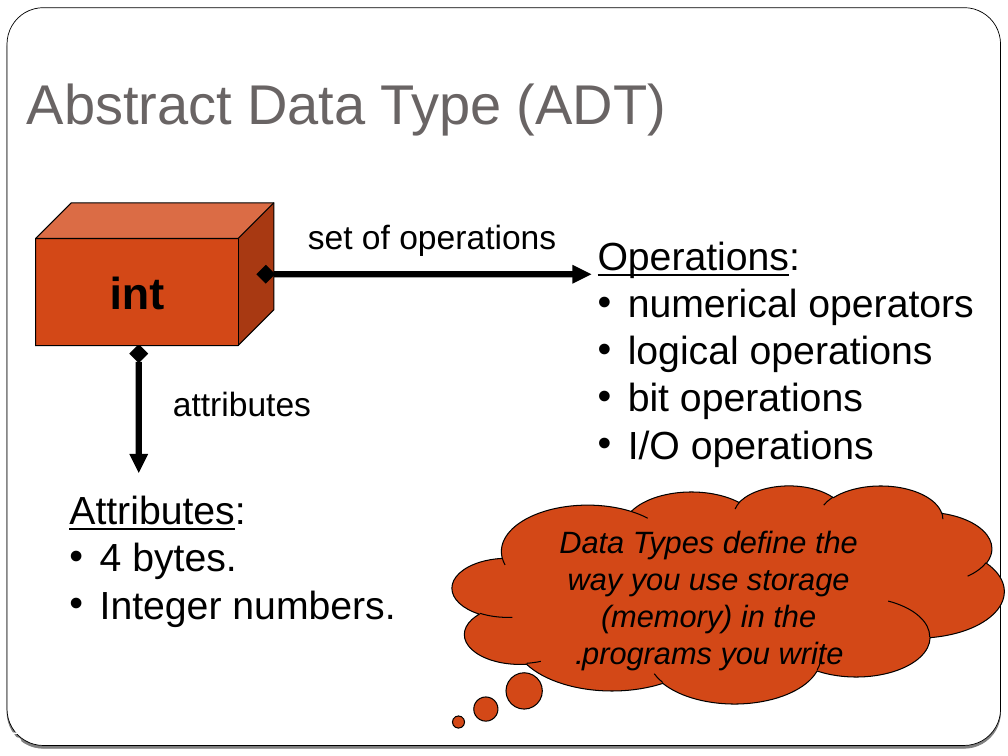
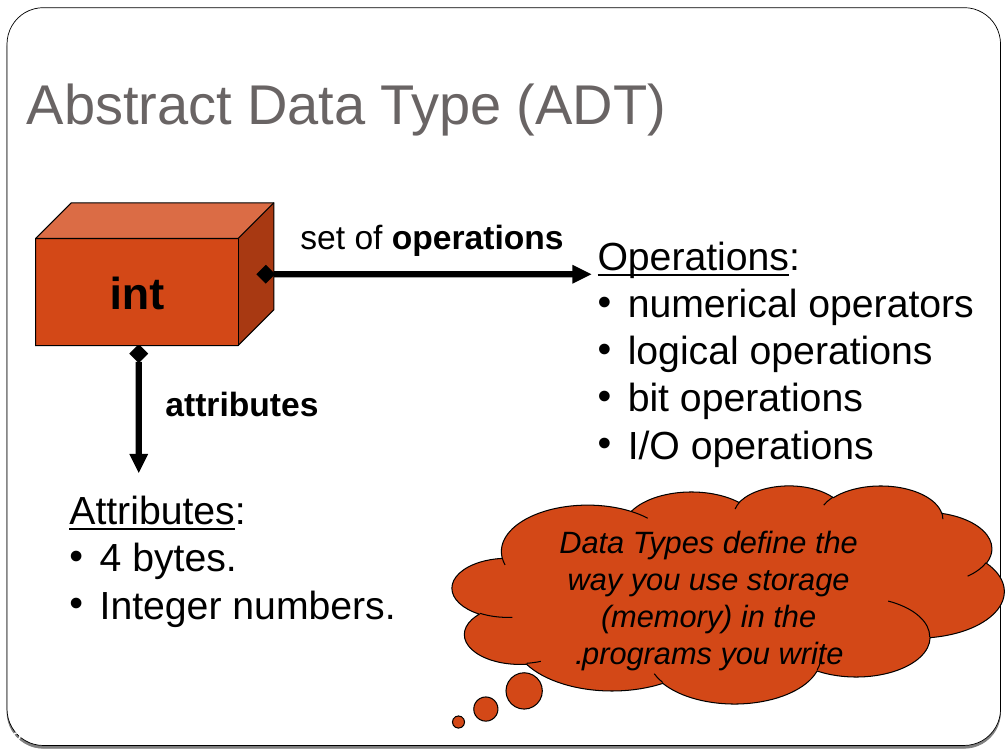
Before and after one commit to cpp-at-ariel/cpp-5778, a slide deck: slide 2 of week02-classes-constructors-destructors/slides.odp (slide 5 before the commit). Drawn at 1008x756 pixels with LibreOffice and Linux fonts; fonts in the diff are those of the drawing. Boxes give left, top, right and bottom in pixels: in the first picture for what was removed or moved away, otherwise in the second. Text is boxed around its words. In the diff, an @@ line names an element or a change of style, - is before the commit and + after.

```diff
--- a/week02-classes-constructors-destructors/slides.odp
+++ b/week02-classes-constructors-destructors/slides.odp
@@ text "set of operations" moved from (x1=308, y1=224, x2=556, y2=256) to (x1=300, y1=224, x2=564, y2=256) @@
@@ text "set of operations" at (x1=300, y1=224, x2=564, y2=256): bold on in "operations" @@
@@ text "attributes" moved from (x1=173, y1=391, x2=311, y2=417) to (x1=165, y1=391, x2=318, y2=417) @@
@@ text "attributes" at (x1=165, y1=391, x2=318, y2=417): bold on @@
```
Also in this commit, not shown: 4 other slides changed, 4 slides added, 11 slides removed, 3 other files.
